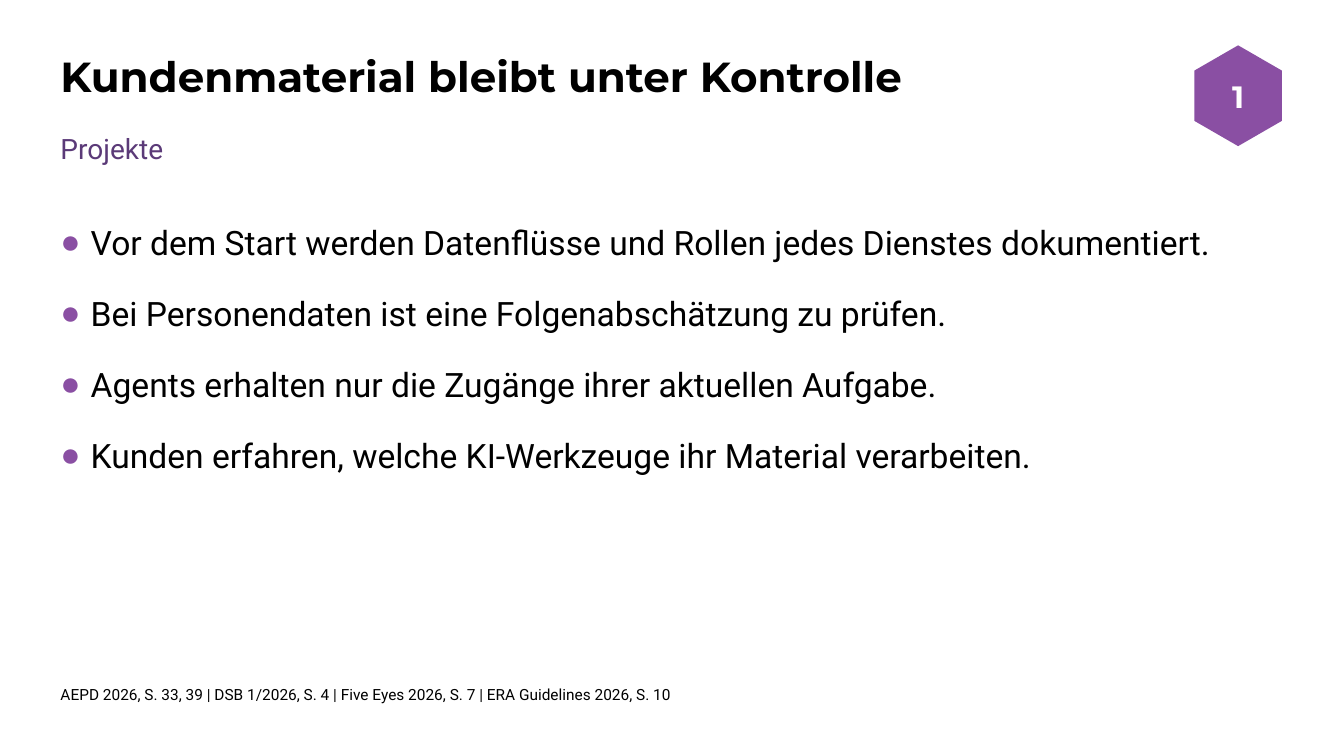
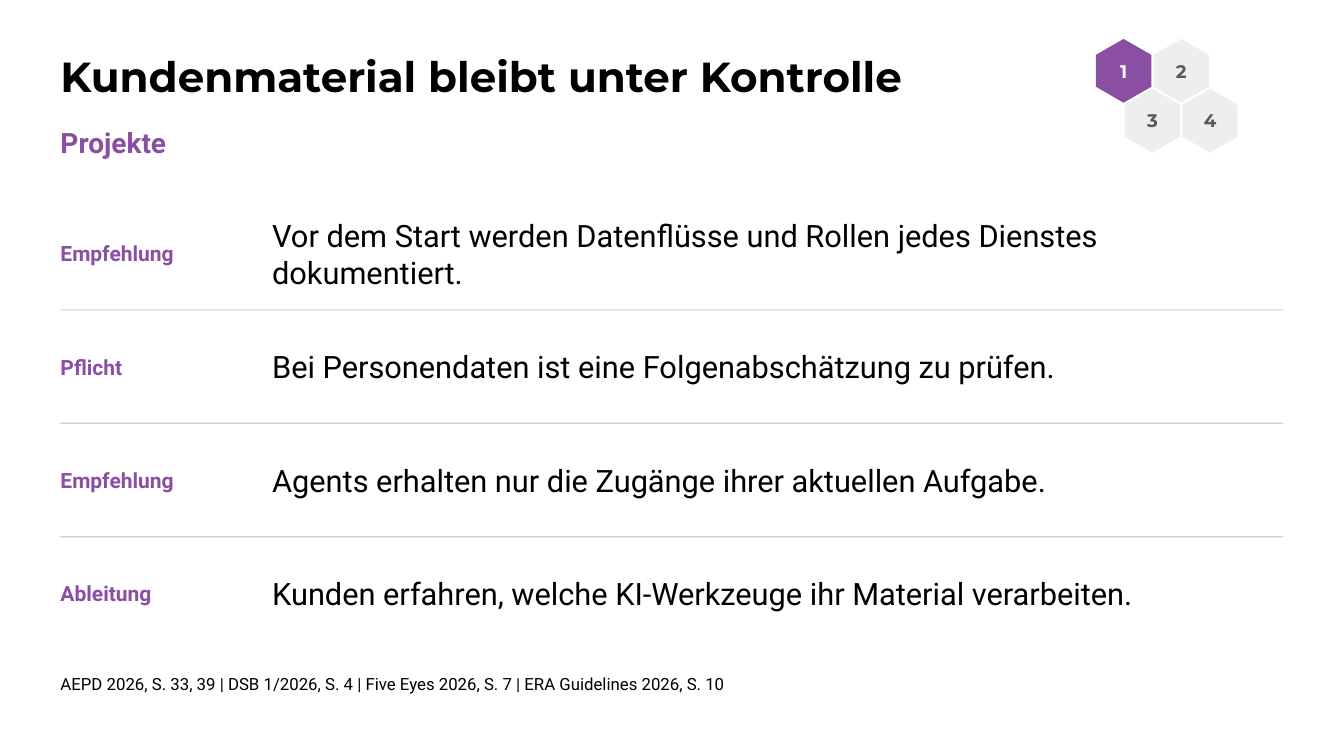
Before and after one commit to DigitalHumanitiesCraft/agentic-governance-workspace, a slide deck: slide 3 of material/DHCraft_Pitch_Regeln_fuer_AI_Agents.pptx. Drawn at 1344x756 pixels with LibreOffice and Linux fonts; fonts in the diff are those of the drawing. Boxes give left, top, right and bottom in pixels: in the first picture for what was removed or moved away, otherwise in the second. Text is boxed around its words. In the diff, an @@ line names an element or a change of style, - is before the commit and + after.

```diff
--- a/material/DHCraft_Pitch_Regeln_fuer_AI_Agents.pptx
+++ b/material/DHCraft_Pitch_Regeln_fuer_AI_Agents.pptx
@@ text "1": place and size @@
-text "1" at box(1232, 86, 1244, 108)
+text "1" at box(1120, 65, 1127, 78)
@@ text "1" at box(1120, 65, 1127, 78): size 22 to 13 pt @@
@@ freeform shape: place and size @@
-freeform shape at box(1195, 45, 1282, 146)
+freeform shape at box(1096, 39, 1151, 103)
@@ freeform shape added at box(1153, 39, 1209, 103), fill #EEEEEE @@
@@ freeform shape added at box(1125, 89, 1181, 152), fill #EEEEEE @@
@@ text added at box(1176, 65, 1187, 78), 13 pt, text #595959, bold @@
+2
@@ freeform shape added at box(1183, 89, 1238, 152), fill #EEEEEE @@
@@ text added at box(1147, 114, 1158, 127), 13 pt, text #595959, bold @@
+3
@@ text added at box(1204, 114, 1217, 127), 13 pt, text #595959, bold @@
+4
@@ text "Projekte" at box(60, 132, 166, 159): text colour #5B3A78 to #8A4FA3, bold on @@
@@ text removed at box(91, 229, 1209, 475) @@
-● Vor dem Start werden Datenflüsse und Rollen jedes Dienstes dokumentiert.
-● Bei Personendaten ist eine Folgenabschätzung zu prüfen.
-● Agents erhalten nur die Zugänge ihrer aktuellen Aufgabe.
-● Kunden erfahren, welche KI-Werkzeuge ihr Material verarbeiten.
@@ text added at box(272, 223, 1098, 285), 22 pt, text #000000 @@
+Vor dem Start werden Datenflüsse und Rollen jedes Dienstes dokumentiert.
@@ text added at box(60, 245, 173, 266), 15 pt, text #8A4FA3, bold @@
+Empfehlung
@@ rectangle added at box(60, 310, 1284, 311), fill #D0D0D0 @@
@@ text added at box(60, 359, 122, 375), 15 pt, text #8A4FA3, bold @@
+Pflicht
@@ text added at box(272, 354, 1054, 385), 22 pt, text #000000 @@
+Bei Personendaten ist eine Folgenabschätzung zu prüfen.
@@ rectangle added at box(60, 422, 1284, 423), fill #D0D0D0 @@
@@ text added at box(60, 472, 173, 493), 15 pt, text #8A4FA3, bold @@
+Empfehlung
@@ text added at box(272, 468, 1046, 499), 22 pt, text #000000 @@
+Agents erhalten nur die Zugänge ihrer aktuellen Aufgabe.
@@ rectangle added at box(60, 536, 1284, 537), fill #D0D0D0 @@
@@ text added at box(60, 585, 151, 606), 15 pt, text #8A4FA3, bold @@
+Ableitung
@@ text added at box(272, 581, 1132, 612), 22 pt, text #000000 @@
+Kunden erfahren, welche KI-Werkzeuge ihr Material verarbeiten.
@@ text "AEPD 2026, S. 33, 39 ...": place and size @@
-text "AEPD 2026, S. 33, 39 ..." at box(60, 688, 670, 704)
+text "AEPD 2026, S. 33, 39 ..." at box(60, 677, 724, 694)
@@ text "AEPD 2026, S. 33, 39 ..." at box(60, 677, 724, 694): size 11 to 12 pt @@
```
Also in this commit, not shown: 5 other slides changed, 1 slide added, 2 other files.
